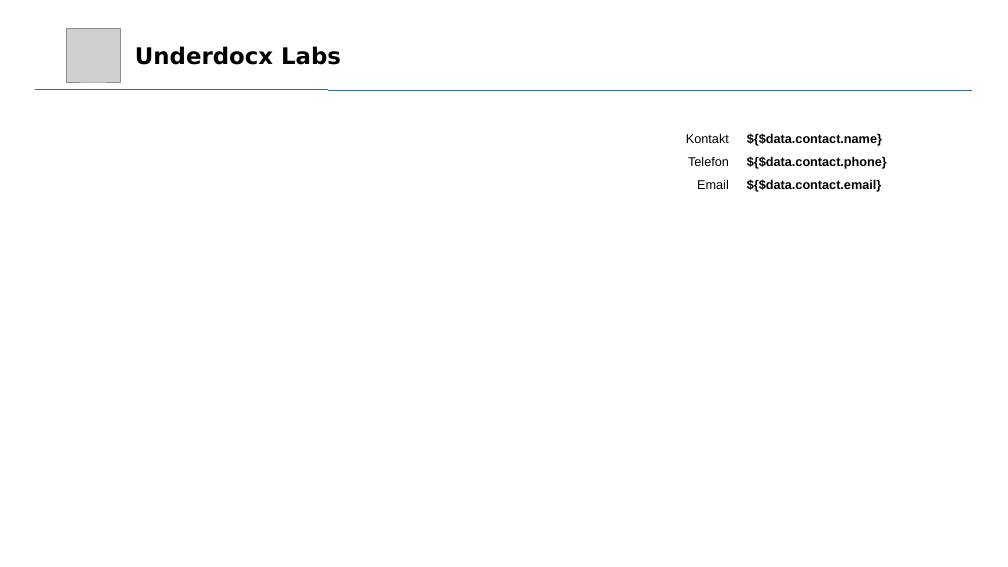
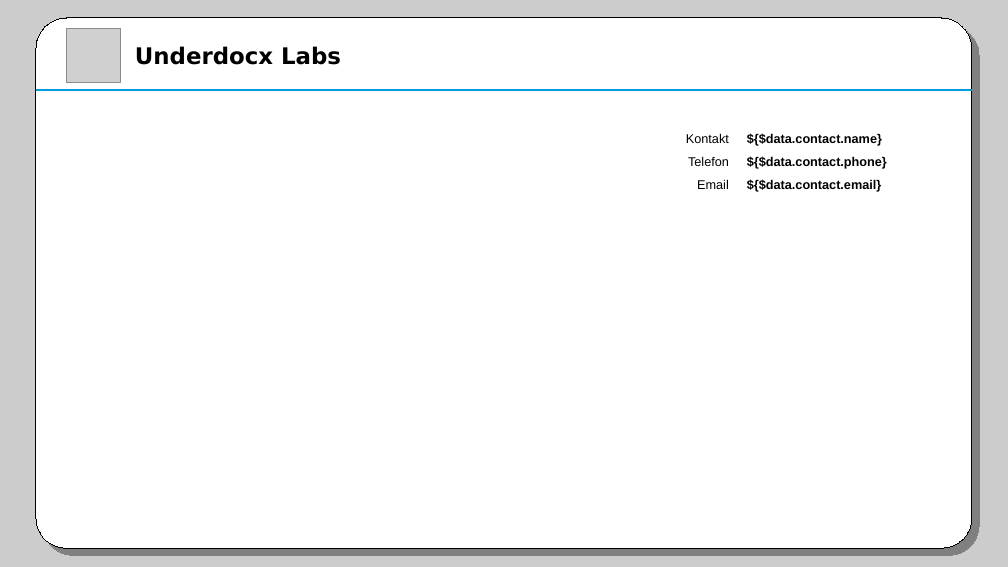
Before and after one commit to winterrifier/underdocx-examples, a slide deck: slide 1 of UnderdocxVortrag/presentation/resources/templates/master.odp. Drawn at 1008x567 pixels with LibreOffice and Linux fonts; fonts in the diff are those of the drawing; grey boxes stand for pictures. Boxes give left, top, right and bottom in pixels: in the first picture for what was removed or moved away, otherwise in the second. Text is boxed around its words. In the diff, an @@ line names an element or a change of style, - is before the commit and + after.

```diff
--- a/UnderdocxVortrag/presentation/resources/templates/master.odp
+++ b/UnderdocxVortrag/presentation/resources/templates/master.odp
@@ rectangle added at <box>0,0,1008,567</box>, fill #CCCCCC @@
@@ rounded rectangle added at <box>36,18,972,549</box>, fill #FFFFFF, outline #000000 0 pt @@
@@ line (36, 90) - (972, 90): stroke #3465A4 0 pt to #009BDD 1.42 pt @@
```
Also in this commit, not shown: 2 other files.
